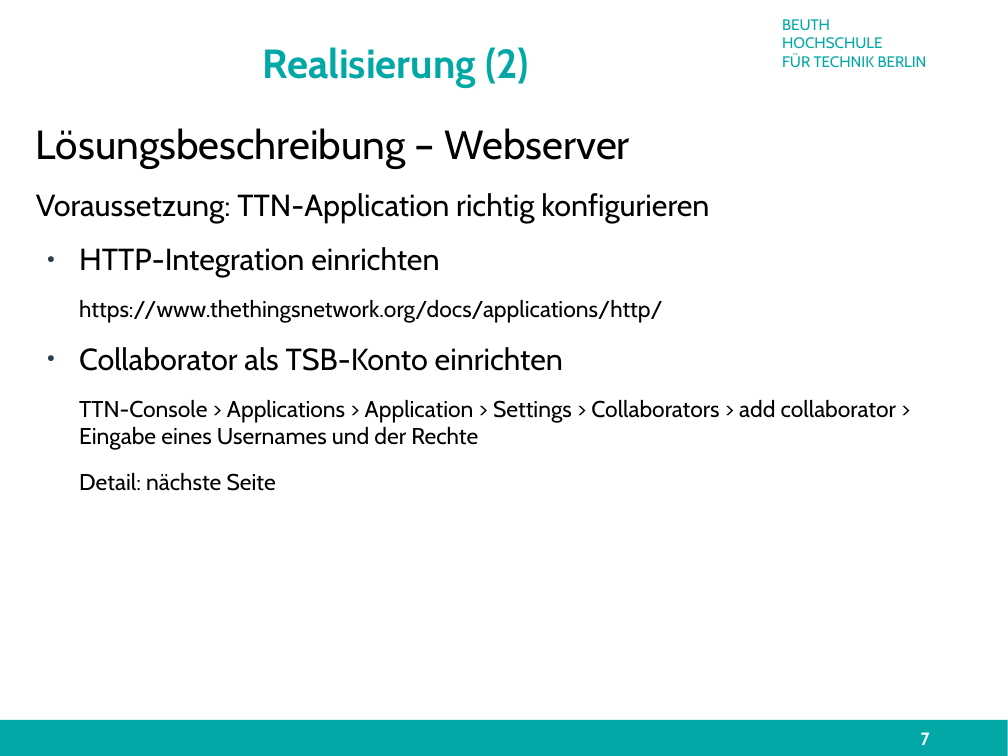
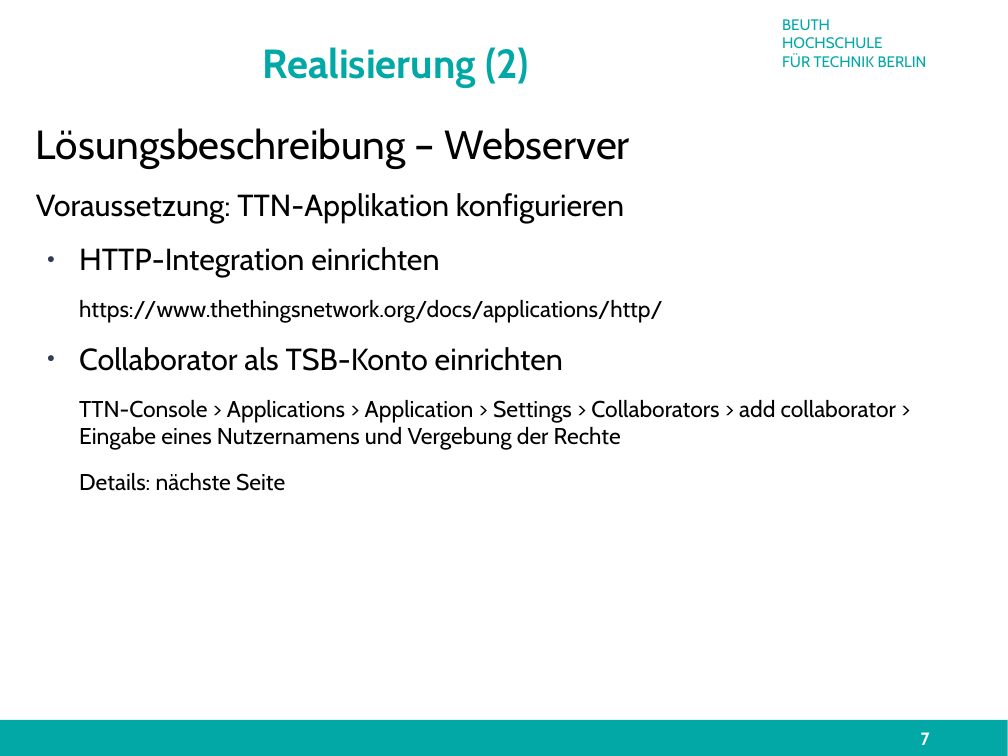
Before and after one commit to technologiestiftung/flussbad, a slide deck: slide 7 of doc/presentation/finalPresentation.odp. Drawn at 1008x756 pixels with LibreOffice and Linux fonts; fonts in the diff are those of the drawing; background and template pictures are left out. Boxes give left, top, right and bottom in pixels: in the first picture for what was removed or moved away, otherwise in the second. Text is boxed around its words. In the diff, an @@ line names an element or a change of style, - is before the commit and + after.

```diff
--- a/doc/presentation/finalPresentation.odp
+++ b/doc/presentation/finalPresentation.odp
@@ text at [36, 193, 624, 223]: text changed @@
-Voraussetzung: TTN-Application richtig konfigurieren
+Voraussetzung: TTN-Applikation konfigurieren
@@ text at [79, 400, 896, 491]: text changed @@
-TTN-Console > Applications > Application > Settings > Collaborators > add collaborator > Eingabe eines Usernames und der Rechte
-Detail: nächste Seite
+TTN-Console > Applications > Application > Settings > Collaborators > add collaborator > Eingabe eines Nutzernamens und Vergebung der Rechte
+Details: nächste Seite
```
Also in this commit, not shown: 8 other slides changed.
